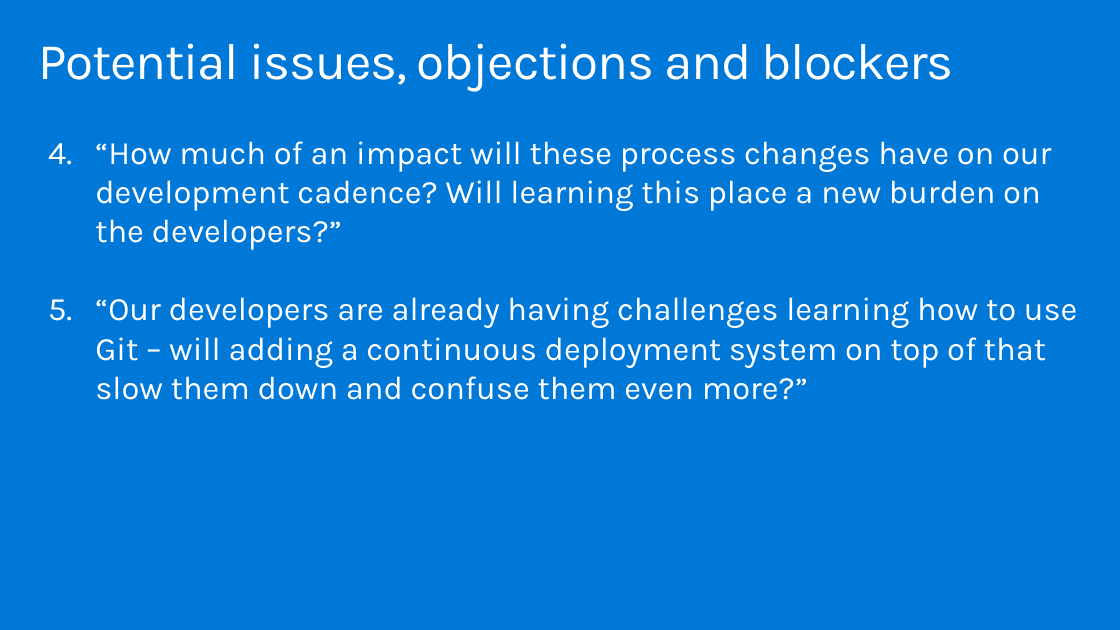
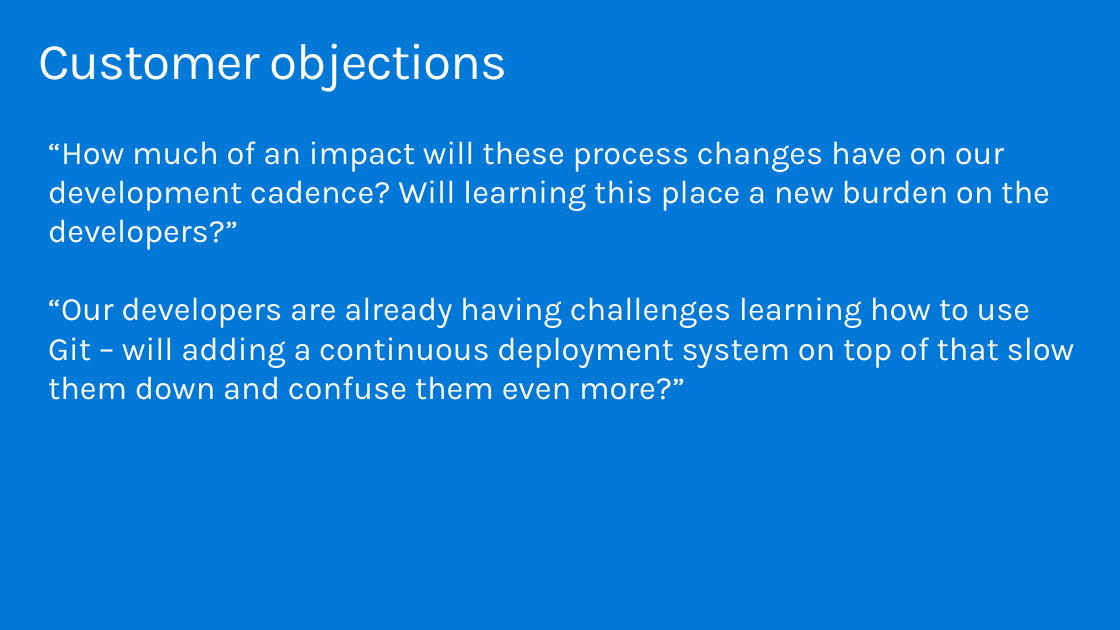
Before and after one commit to yashmadan123/MCW-Continuous-delivery-in-Azure-DevOps, a slide deck: slide 12 of Whiteboad design session/Whiteboard design session trainer presentation - Continuous delivery with VSTS and Azure.pptx. Drawn at 1120x630 pixels with LibreOffice and Linux fonts; fonts in the diff are those of the drawing. Boxes give left, top, right and bottom in pixels: in the first picture for what was removed or moved away, otherwise in the second. Text is boxed around its words. In the diff, an @@ line names an element or a change of style, - is before the commit and + after.

```diff
--- a/Whiteboad design session/Whiteboard design session trainer presentation - Continuous delivery with VSTS and Azure.pptx
+++ b/Whiteboad design session/Whiteboard design session trainer presentation - Continuous delivery with VSTS and Azure.pptx
@@ title at (x1=38, y1=43, x2=508, y2=91): text changed @@
-Potential issues, objections and blockers
+Customer objections
@@ text "“How much of an impact ..." at (x1=48, y1=141, x2=1075, y2=400): bullet 1. to none @@
```
Also in this commit, not shown: 1 other slide changed, 2 slides added.
